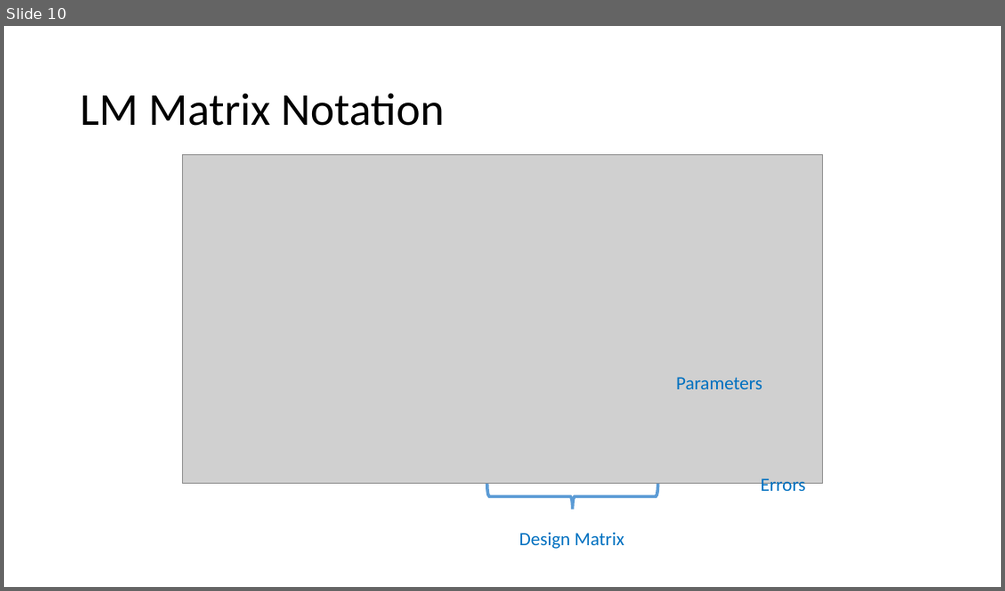
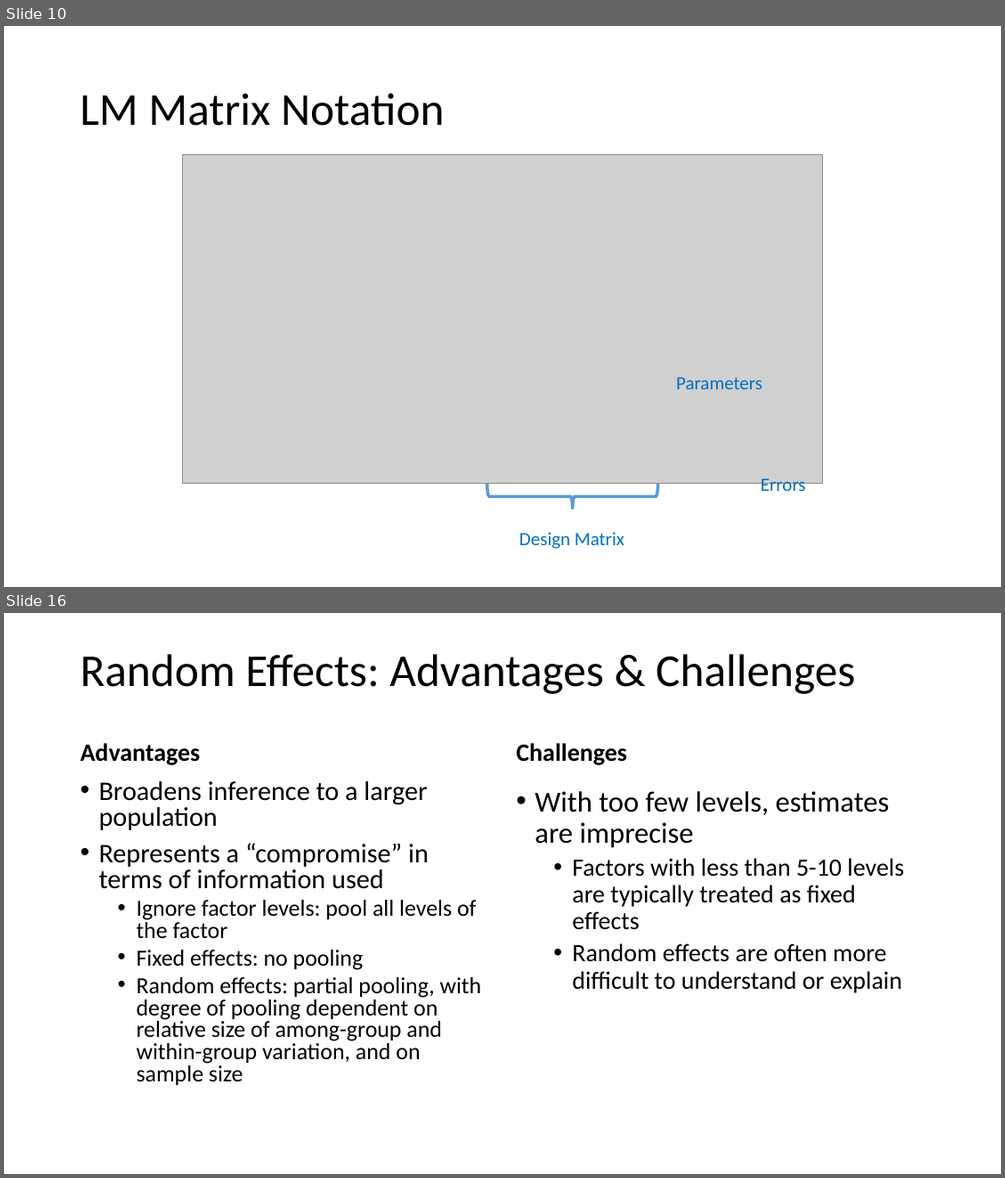
Before and after one commit to ELaBrecque-MMC/RegressionModelOverview, a slide deck: Notes/RegressionModelOverview.pptx. Shown one above the other, each under a label of ours: slide 10 before the commit, slides 10 and 16 after it; the slides between them are not shown. The pictures are 1005x591 and 1005x1178 pixels, drawn with LibreOffice and Linux fonts; fonts in the diff are those of the drawing; grey boxes stand for pictures. Boxes give left, top, right and bottom in pixels: in the first picture for what was removed or moved away, otherwise in the second. Text is boxed around its words. In the diff, an @@ line names an element or a change of style, - is before the commit and + after.

Commit message:
Adding Figures folder. Finished text for LMM. Moved all mixed model stuff to the end. Began intro slide for GLM.

```diff
--- a/Notes/RegressionModelOverview.pptx
+++ b/Notes/RegressionModelOverview.pptx
@@ slide 16 added at box(4, 613, 1001, 1174), background #FFFFFF @@
@@ title added at box(81, 654, 855, 694), 44 pt, text #000000 @@
+Random Effects: Advantages & Challenges
@@ text added at box(81, 743, 201, 765), 24 pt, text #000000, bold @@
+Advantages
@@ text added at box(516, 743, 627, 765), 24 pt, text #000000, bold @@
+Challenges
@@ text added at box(99, 781, 482, 1086), 22.2 pt, text #000000 @@
+• Broadens inference to a larger population
+• Represents a “compromise” in terms of information used
+  • Ignore factor levels: pool all levels of the factor
+  • Fixed effects: no pooling
+  • Random effects: partial pooling, with degree of pooling dependent on relative size of among-group and within-group variation, and on sample size
@@ text added at box(534, 791, 904, 993), 24 pt, text #000000 @@
+• With too few levels, estimates are imprecise
+  • Factors with less than 5-10 levels are typically treated as fixed effects
+  • Random effects are often more difficult to understand or explain
```
Also in this commit, not shown: 4 slides changed, 4 other slides added, 1 other file.
